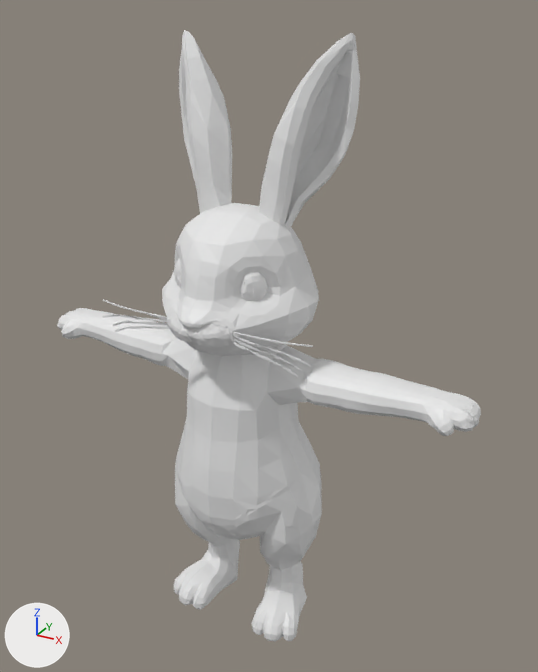
Two versions of the Blender file assets/models/rabbit/rabbit.blend, one commit apart.
Both versions are drawn from a 50 mm camera at (0.572, -0.962, 1.031) aimed at (0.026, 0.031, 0.534). Every picture has the same lights, and +X, +Y and +Z are marked at lower left. The picture after the commit comes second.

Objects in the first picture: 'rabbit'.
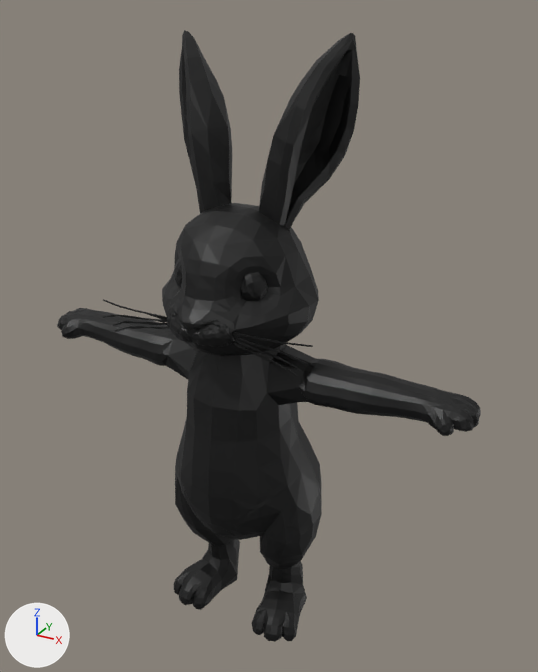
What differs and where, as boxes (x1, y1, x2, y2) in the pictures (538 x 672 px):
part 1 of me_rabbit, recoloured (white to black): (57, 30, 481, 642) in both
part 2 of me_rabbit, recoloured (white to black): (178, 315, 207, 333) in both

What changed in the scene script:
```text
Add mat_gloss:
    mat_gloss = bpy.data.materials.new('gloss')
    mat_gloss.use_nodes = True; mat_gloss.node_tree.nodes.clear()
    _N = mat_gloss.node_tree.nodes; _L = mat_gloss.node_tree.links
    n0 = _N.new('ShaderNodeBsdfPrincipled'); n0.name = 'Principled BSDF'
    n1 = _N.new('ShaderNodeOutputMaterial'); n1.name = 'Material Output'
    n2 = _N.new('ShaderNodeAttribute'); n2.name = 'Attribute'
    n2.attribute_name = 'color'
    _L.new(n0.outputs[0], n1.inputs[0])  # 'BSDF' to 'Surface'
    _L.new(n2.outputs[0], n0.inputs[0])  # 'Color' to 'Base Color'
Add mat_fur:
    mat_fur = bpy.data.materials.new('fur')
    mat_fur.use_nodes = True; mat_fur.node_tree.nodes.clear()
    _N = mat_fur.node_tree.nodes; _L = mat_fur.node_tree.links
    n0 = _N.new('ShaderNodeBsdfPrincipled'); n0.name = 'Principled BSDF'
    n1 = _N.new('ShaderNodeOutputMaterial'); n1.name = 'Material Output'
    n2 = _N.new('ShaderNodeAttribute'); n2.name = 'Attribute'
    n2.attribute_name = 'color'
    _L.new(n0.outputs[0], n1.inputs[0])  # 'BSDF' to 'Surface'
    _L.new(n2.outputs[0], n0.inputs[0])  # 'Color' to 'Base Color'
Change me_rabbit:
    where me_rabbit.from_pydata(...)  # 2900 vertices, 3108 faces, 4 loose edges; spans x -0.388..0.388, y -0.159..0.159, z 0.0..1.0
    used by ob_rabbit; location = (0.0, 0.0, 0.0)
    me_rabbit part 1: 3067 of the faces centred in x -0.388..0.388, y -0.156..0.159, z 0.0..0.999 switch from no material to mat_fur
    me_rabbit part 2: 41 of the faces centred in x -0.023..0.023, y -0.159..-0.149, z 0.607..0.625 switch from no material to mat_gloss
```
